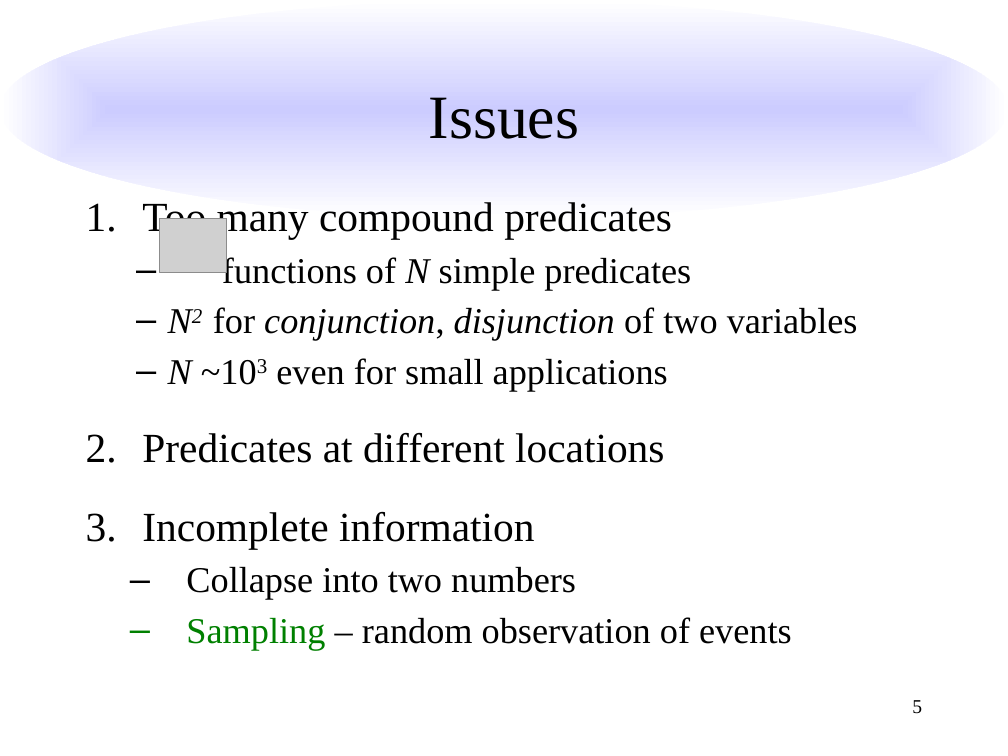
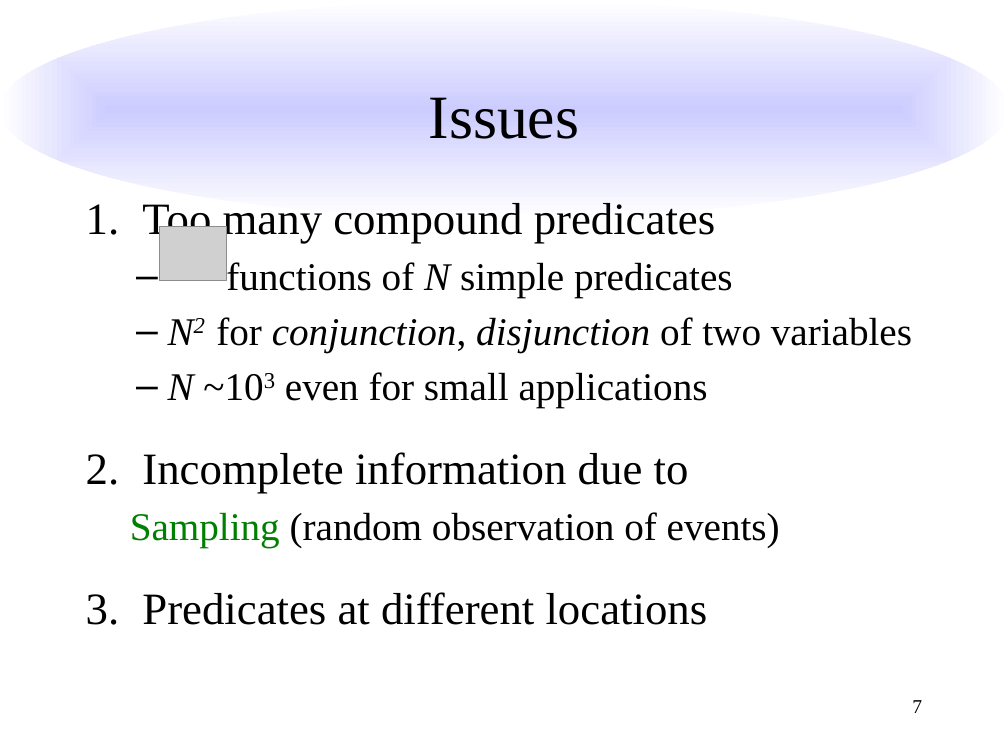
Before and after one commit to liblit/cbiexp, a slide deck: slide 7 of issta-2007/talk/issta-2007.pptx (slide 5 before the commit). Drawn at 1008x756 pixels with LibreOffice and Linux fonts; fonts in the diff are those of the drawing; grey boxes stand for pictures. Boxes give left, top, right and bottom in pixels: in the first picture for what was removed or moved away, otherwise in the second. Text is boxed around its words. In the diff, an @@ line names an element or a change of style, - is before the commit and + after.

```diff
--- a/issta-2007/talk/issta-2007.pptx
+++ b/issta-2007/talk/issta-2007.pptx
@@ text at (142, 203, 912, 625): size 29.6 to 32 pt in "Too many compound predicates", "Predicates at different locations"; size 25.9 to 28 pt in "functions of N simple predicates", "N2 for conjunction, disjunction of two variables", "N ~103 even for small applications"; more space between paragraphs @@
@@ picture: place and size @@
-picture at (159, 219, 227, 272)
+picture at (159, 227, 227, 280)
@@ text at (130, 452, 780, 548): paragraphs added @@
+2. Incomplete information due to
+  Sampling (random observation of events)
@@ text at (142, 512, 792, 650): paragraphs removed @@
-3. Incomplete information
-  – Collapse into two numbers
-  – Sampling – random observation of events
@@ page number at (912, 700, 922, 713): text changed @@
-5
+7
```
Also in this commit, not shown: 15 other slides changed.
